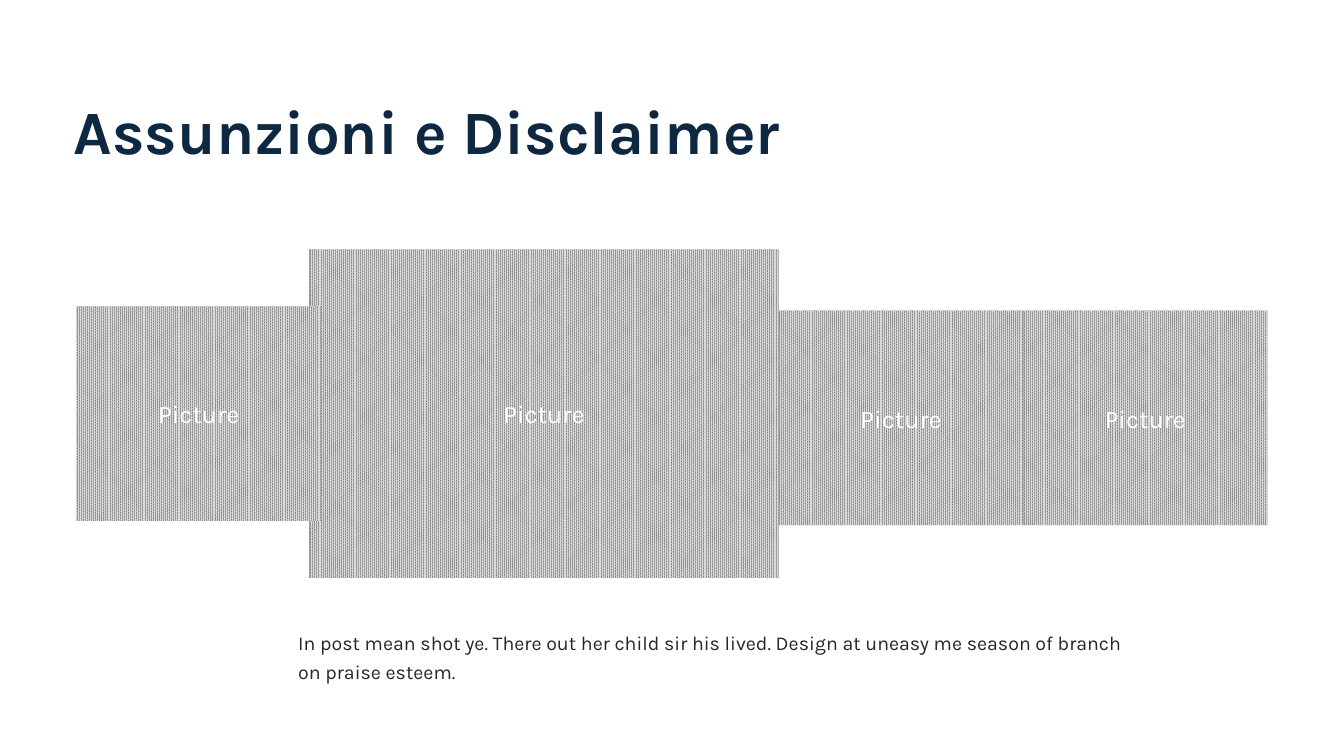
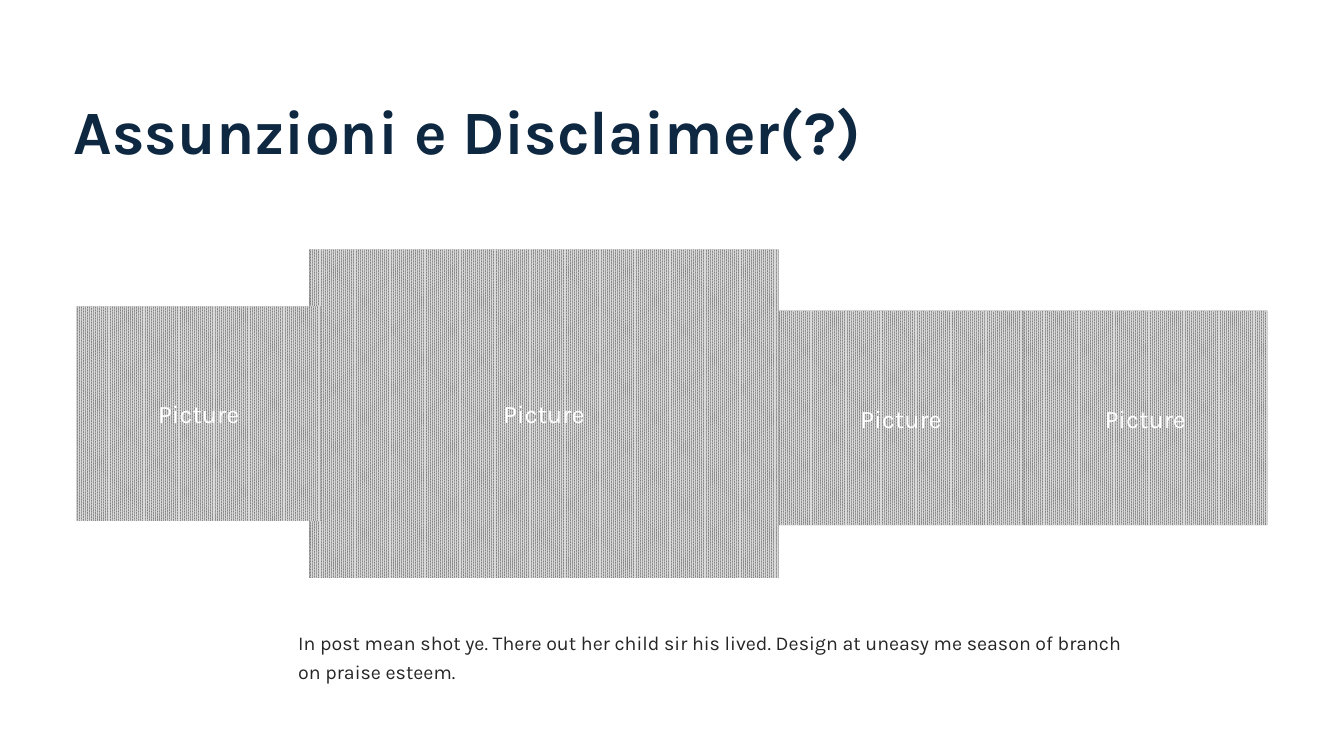
Before and after one commit to aleeteo/leaf_ID, a slide deck: slide 4 of ProjectLeafWIP.pptx. Drawn at 1344x756 pixels with LibreOffice and Linux fonts; fonts in the diff are those of the drawing. Boxes give left, top, right and bottom in pixels: in the first picture for what was removed or moved away, otherwise in the second. Text is boxed around its words. In the diff, an @@ line names an element or a change of style, - is before the commit and + after.

```diff
--- a/ProjectLeafWIP.pptx
+++ b/ProjectLeafWIP.pptx
@@ title at [74, 107, 861, 161]: text changed @@
-Assunzioni e Disclaimer
+Assunzioni e Disclaimer(?)
```
Also in this commit, not shown: 3 other slides changed, 7 slides added.
